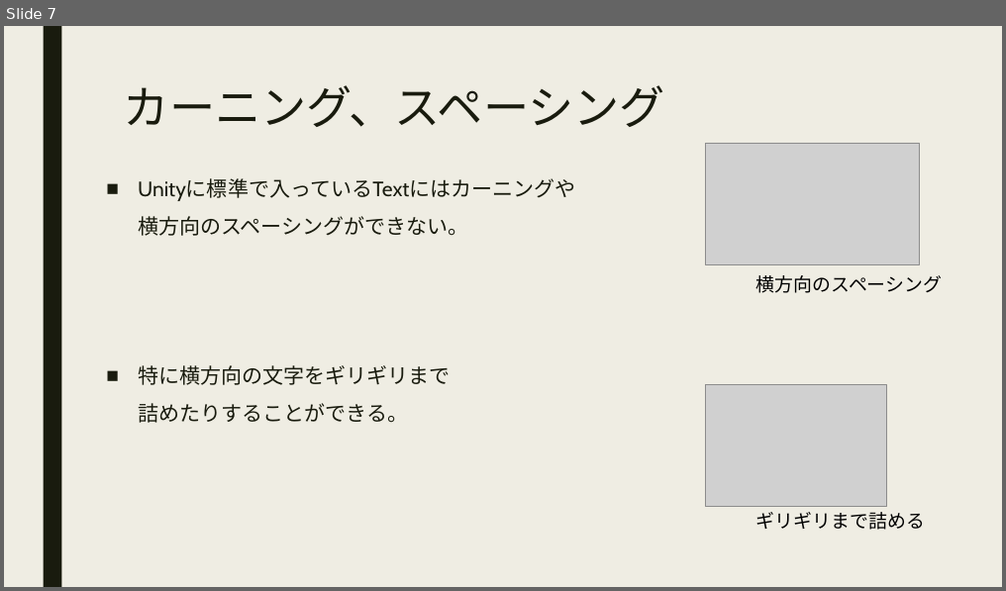
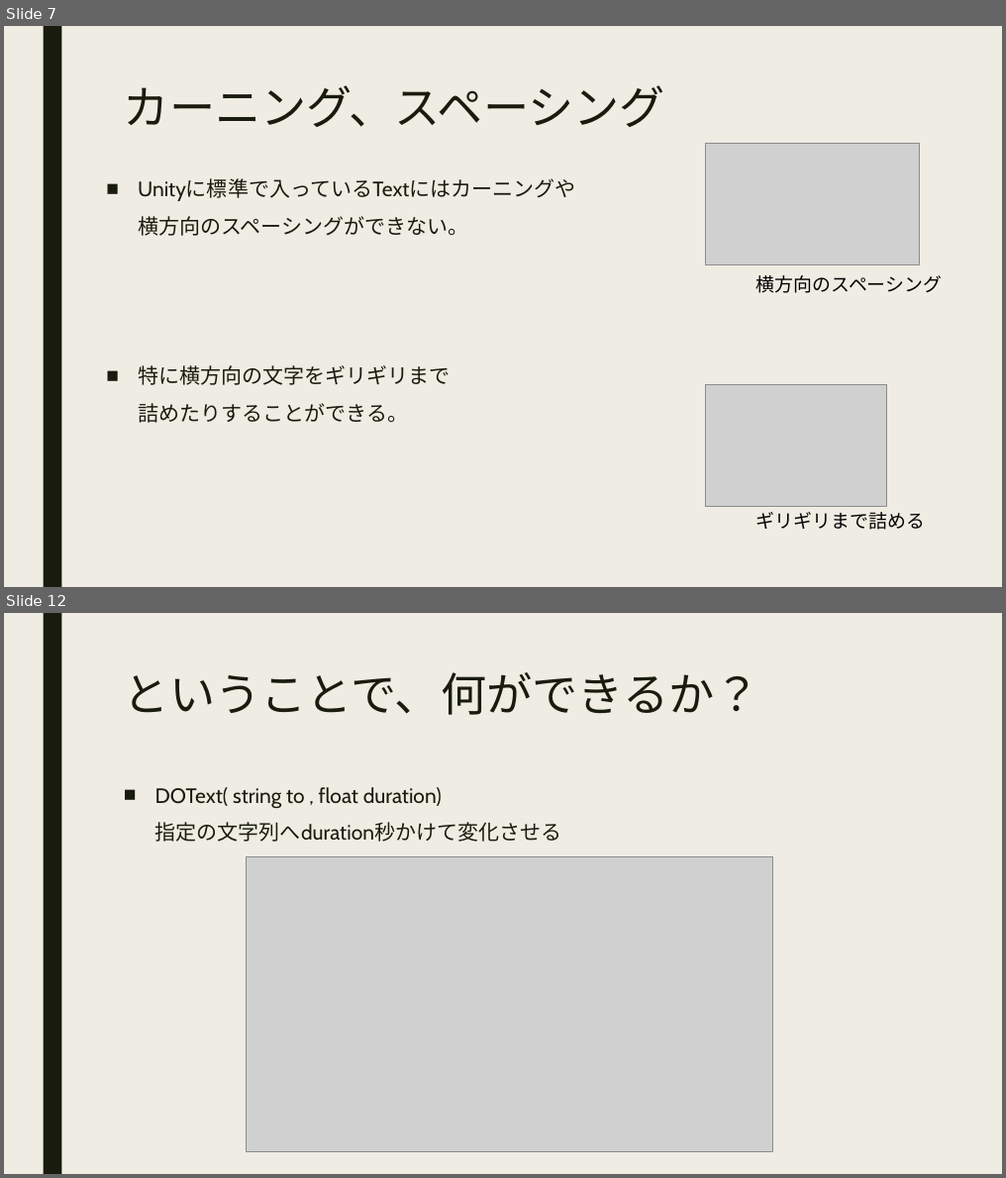
Before and after one commit to hopesnow/Study, a slide deck: RHStudy/Documents/TextMeshPro_r-hatase.pptx. Shown one above the other, each under a label of ours: slide 7 before the commit, slides 7 and 12 after it; the slides between them are not shown. The pictures are 1006x591 and 1006x1178 pixels, drawn with LibreOffice and Linux fonts; fonts in the diff are those of the drawing; grey boxes stand for pictures. Boxes give left, top, right and bottom in pixels: in the first picture for what was removed or moved away, otherwise in the second. Text is boxed around its words. In the diff, an @@ line names an element or a change of style, - is before the commit and + after.

```diff
--- a/RHStudy/Documents/TextMeshPro_r-hatase.pptx
+++ b/RHStudy/Documents/TextMeshPro_r-hatase.pptx
@@ slide 12 added at (x1=4, y1=613, x2=1002, y2=1174), background #EFEDE3; not listed: 1 template element that a slide beside it also shows @@
@@ title added at (x1=124, y1=672, x2=760, y2=715), 44 pt, text #191B0E @@
+ということで、何ができるか？
@@ text added at (x1=155, y1=787, x2=562, y2=842), 20 pt, text #191B0E @@
+■ DOText( string to , float duration)
+  指定の文字列へduration秒かけて変化させる
@@ picture added at (x1=246, y1=858, x2=773, y2=1152) @@
```
Also in this commit, not shown: 1 slide changed, 4 other slides added, 1 other file.
